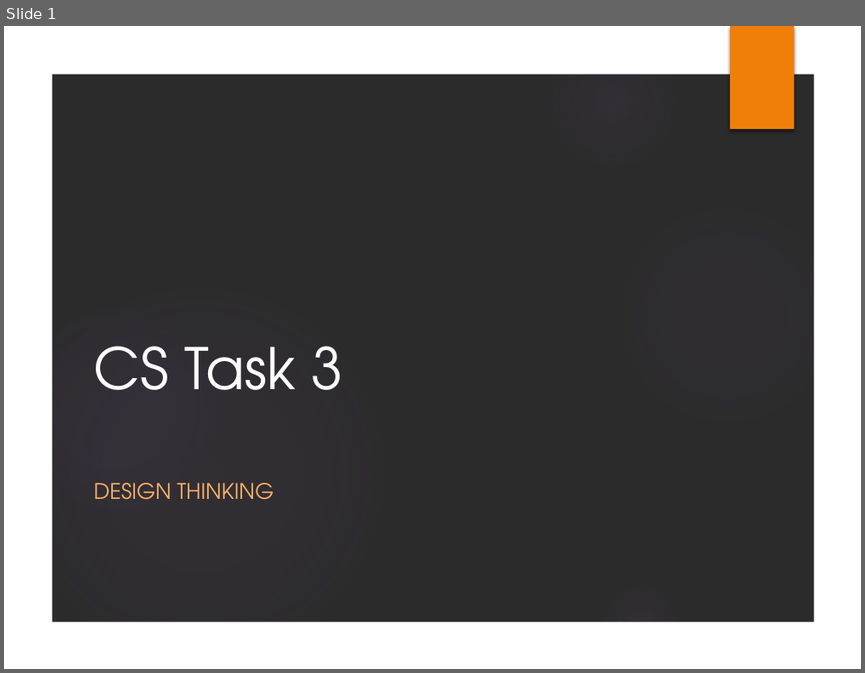
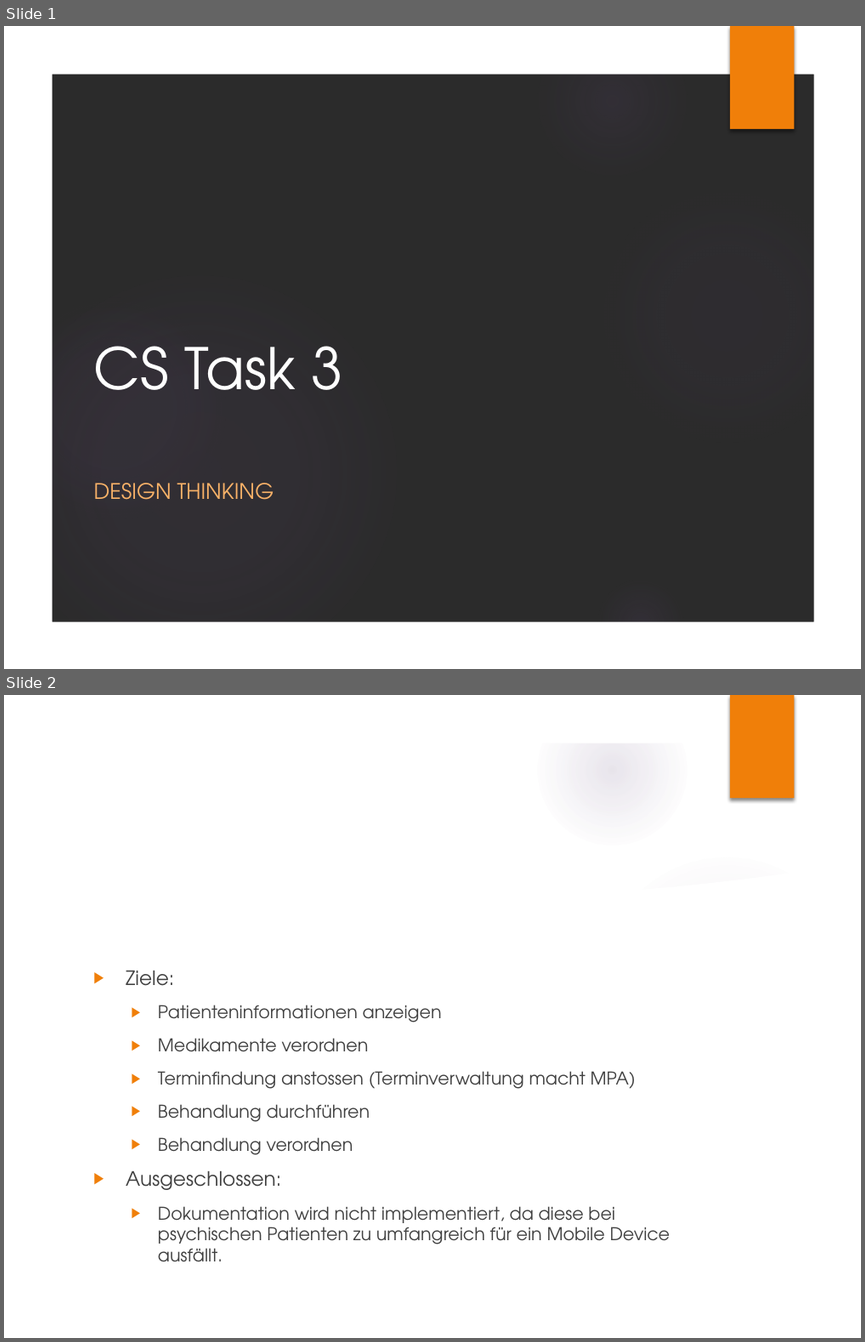
Before and after one commit to k-tipp/ch.bfh.btx8081.w2015.weiss, a slide deck: doc/CS1_Task3/Task3_Design_Thinking.pptx. Shown one above the other, each under a label of ours: slide 1 before the commit, slides 1 and 2 after it. The pictures are 865x673 and 865x1342 pixels, drawn with LibreOffice and Linux fonts; fonts in the diff are those of the drawing; background and template pictures are left out; a plain dark background stands for a picture behind light text. Boxes give left, top, right and bottom in pixels: in the first picture for what was removed or moved away, otherwise in the second. Text is boxed around its words. In the diff, an @@ line names an element or a change of style, - is before the commit and + after.

```diff
--- a/doc/CS1_Task3/Task3_Design_Thinking.pptx
+++ b/doc/CS1_Task3/Task3_Design_Thinking.pptx
@@ slide 2 added at [4, 695, 861, 1338], background picture (left out); not listed: 7 template elements that a slide beside it also shows @@
@@ title added at [86, 782, 680, 848], 32 pt, text #FFFFFF @@
+Scope I
@@ freeform shape added at [599, 845, 824, 912], fill #FFFFFF at 20% opacity @@
@@ freeform shape added at [49, 869, 816, 1294], fill #FFFFFF @@
@@ text added at [126, 970, 670, 1262], 14.8 pt, text #404040 @@
+▶ Ziele:
+  ▶ Patienteninformationen anzeigen
+  ▶ Medikamente verordnen
+  ▶ Terminfindung anstossen (Terminverwaltung macht MPA)
+  ▶ Behandlung durchführen
+  ▶ Behandlung verordnen
+▶ Ausgeschlossen:
+  ▶ Dokumentation wird nicht implementiert, da diese bei psychischen Patienten zu umfangreich für ein Mobile Device ausfällt.
```
Also in this commit, not shown: 3 slides changed, 4 other slides added, 3 slides removed.
